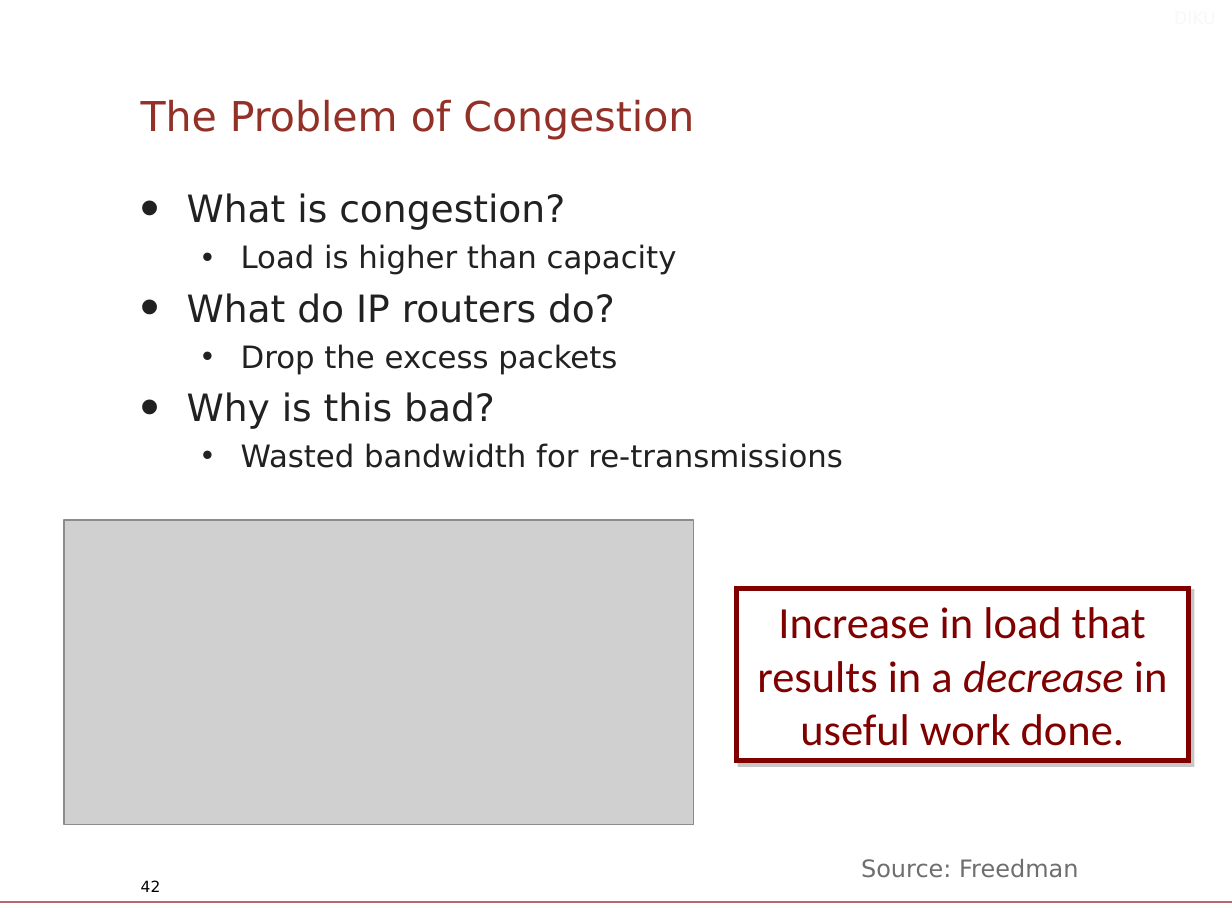
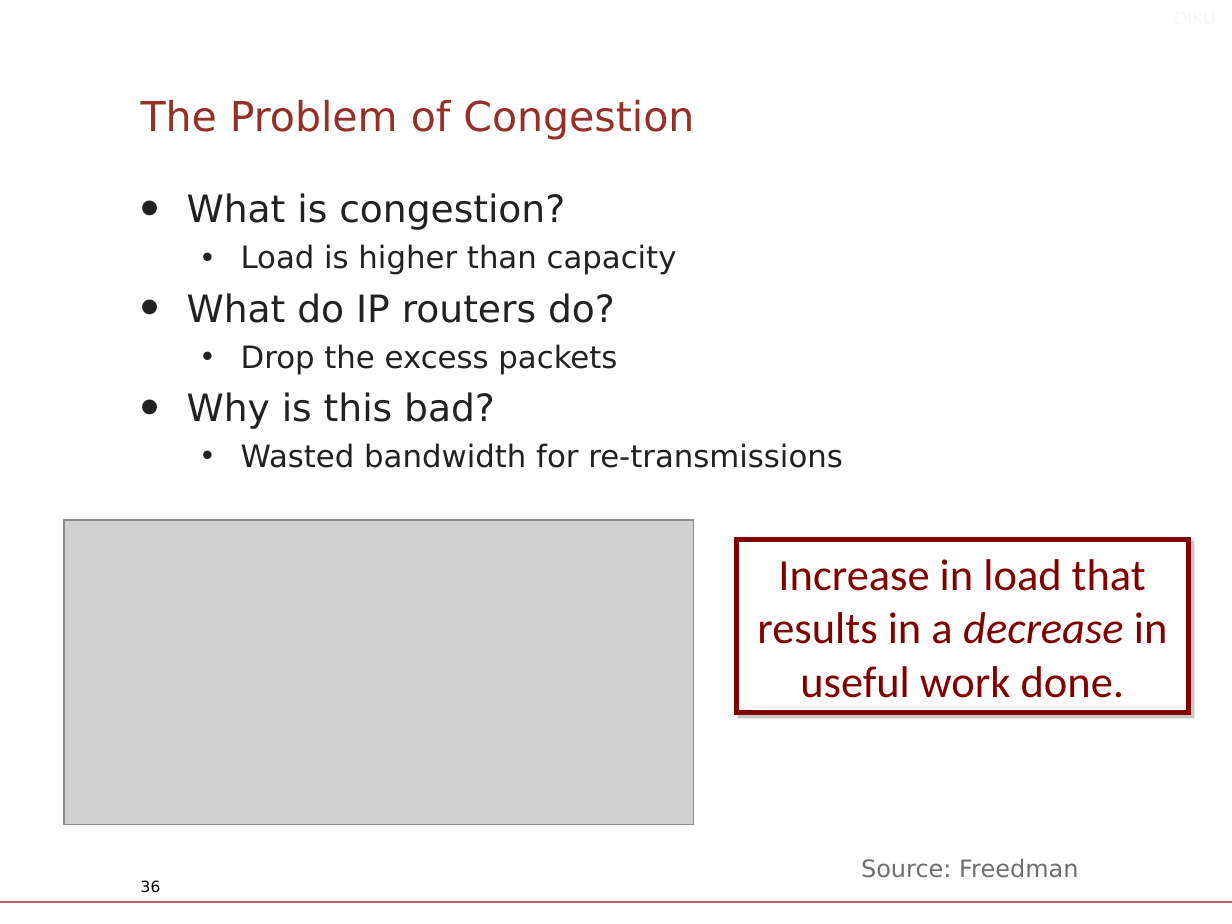
Before and after one commit to Legenden84/compSys-e2022-pub_fork, a slide deck: slide 36 of lectures/221109_tcp_and_reliable_communication/slides.odp (slide 42 before the commit). Drawn at 1232x924 pixels with LibreOffice and Linux fonts; fonts in the diff are those of the drawing; grey boxes stand for pictures; background and template pictures are left out. Boxes give left, top, right and bottom in pixels: in the first picture for what was removed or moved away, otherwise in the second. Text is boxed around its words. In the diff, an @@ line names an element or a change of style, - is before the commit and + after.

```diff
--- a/lectures/221109_tcp_and_reliable_communication/slides.odp
+++ b/lectures/221109_tcp_and_reliable_communication/slides.odp
@@ rectangle "Increase in load that results ...": place and size @@
-rectangle "Increase in load that results ..." at [737, 588, 1189, 760]
+rectangle "Increase in load that results ..." at [737, 540, 1189, 712]
@@ page number at [141, 880, 161, 893]: text changed @@
-42
+36
```
Also in this commit, not shown: 8 other slides changed, 6 slides removed, 1 other file.
